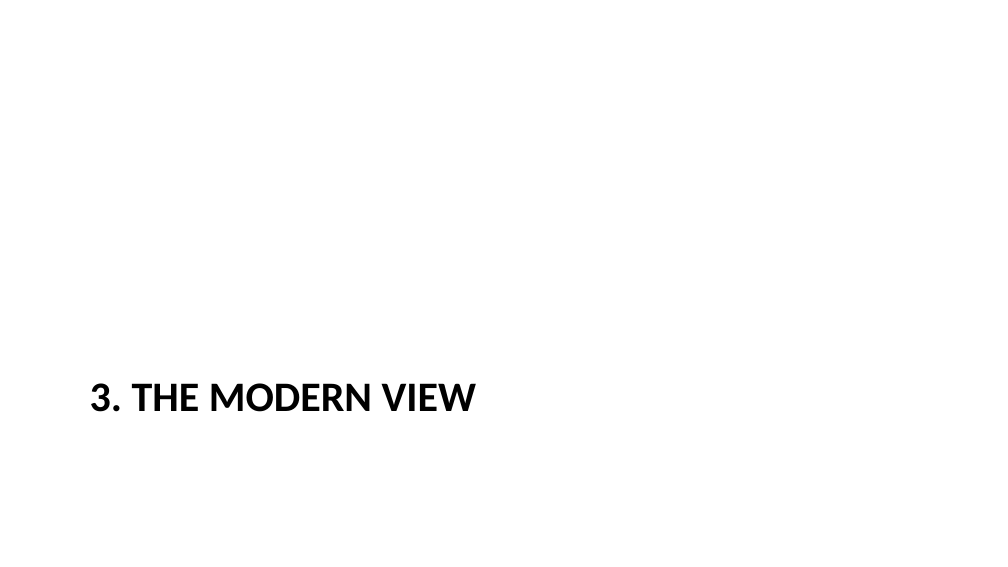
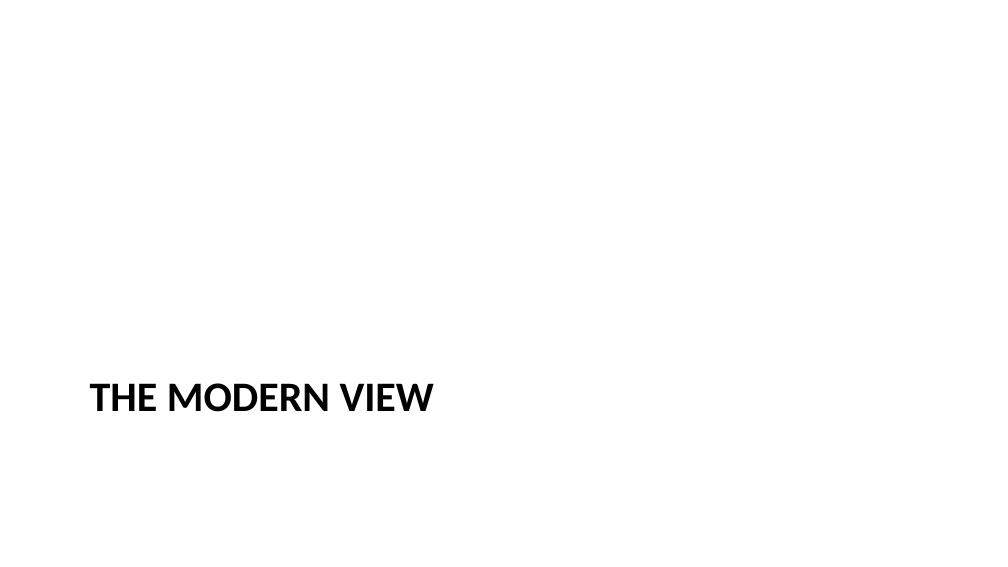
Before and after one commit to pauldubois98/AdcancedTopicsDataScience2026, a slide deck: slide 15 of Course03/slides.pptx. Drawn at 1008x567 pixels with LibreOffice and Linux fonts; fonts in the diff are those of the drawing. Boxes give left, top, right and bottom in pixels: in the first picture for what was removed or moved away, otherwise in the second. Text is boxed around its words. In the diff, an @@ line names an element or a change of style, - is before the commit and + after.

```diff
--- a/Course03/slides.pptx
+++ b/Course03/slides.pptx
@@ title at [90, 383, 434, 412]: text changed @@
-3. THE MODERN VIEW
+THE MODERN VIEW
```
Also in this commit, not shown: 26 other slides changed, 28 slides added, 15 slides removed, 1 other file.
